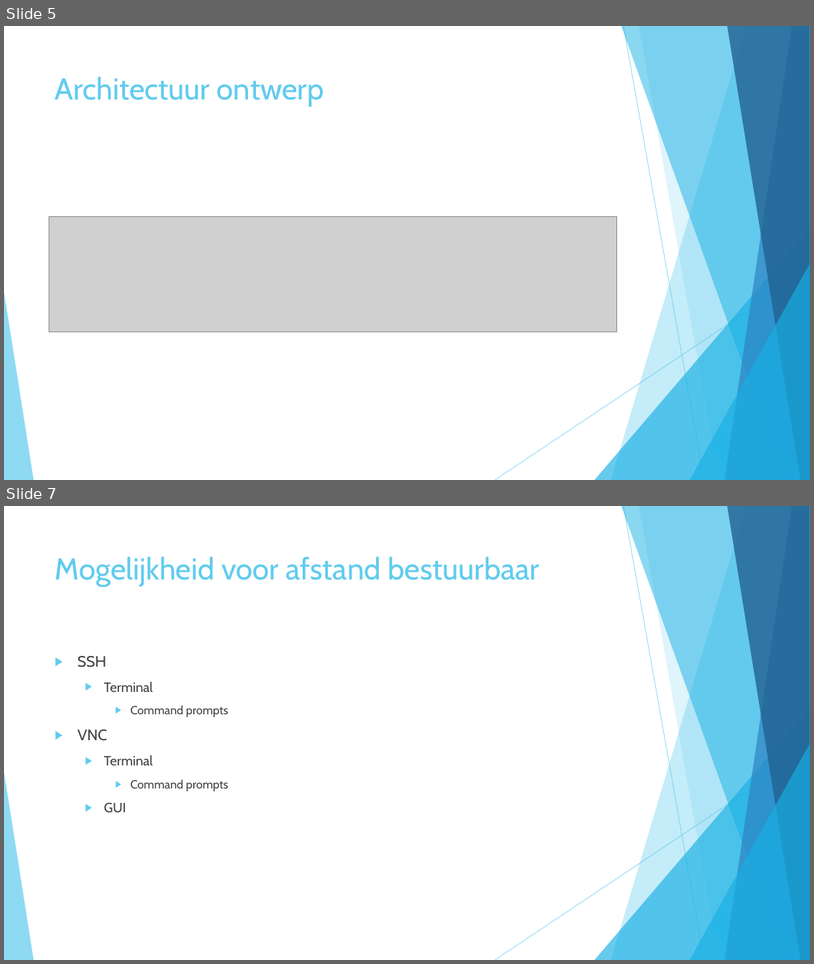
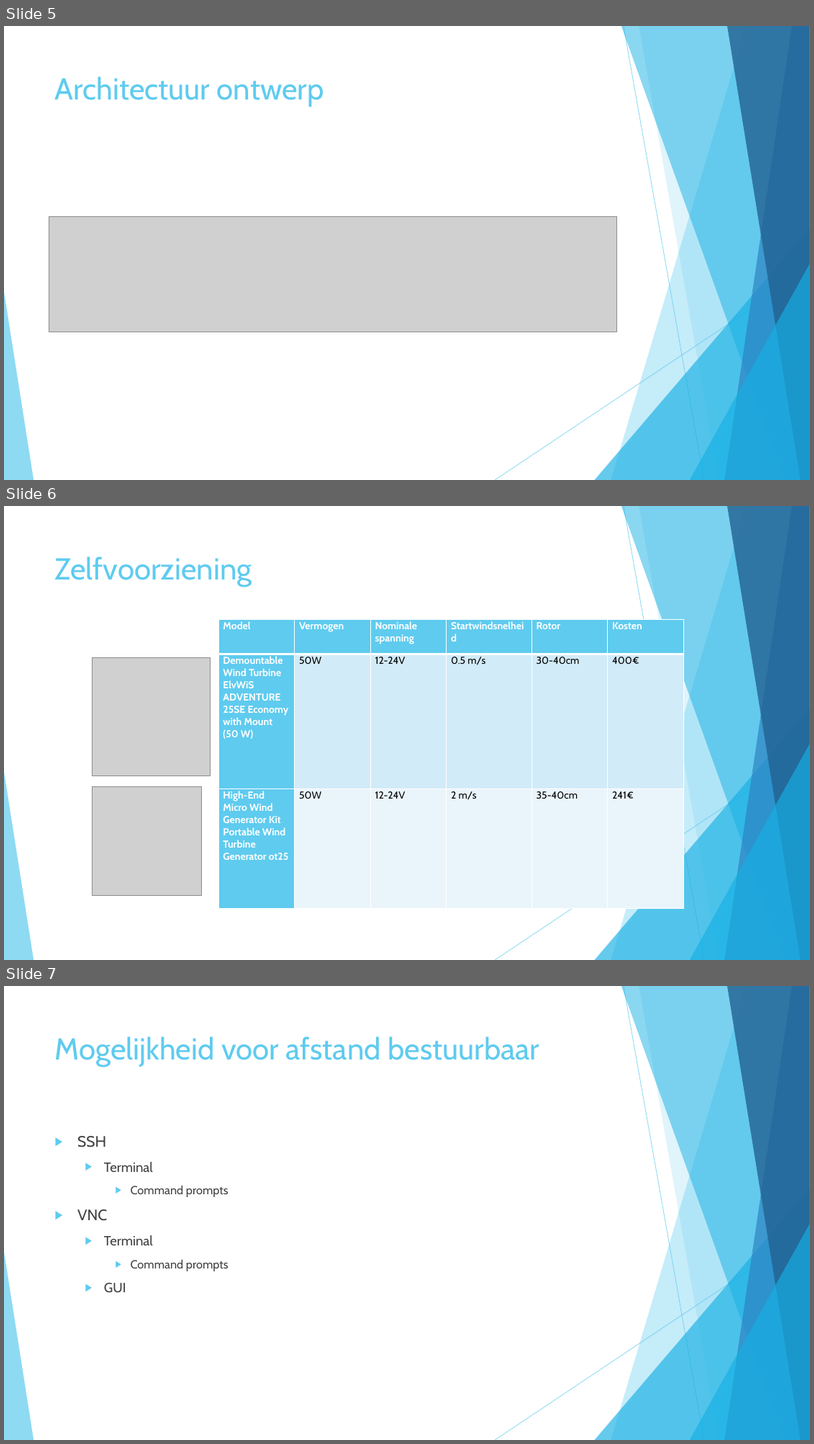
Before and after one commit to merelvdleeden/plastic_vanger, a slide deck: documentatie/scrum presentaties/sprint 2.pptx. Shown one above the other, each under a label of ours: slides 5 and 7 before the commit, slides 5, 6 and 7 after it; the slides between them are not shown. The pictures are 814x964 and 814x1444 pixels, drawn with LibreOffice and Linux fonts; fonts in the diff are those of the drawing; grey boxes stand for pictures. Boxes give left, top, right and bottom in pixels: in the first picture for what was removed or moved away, otherwise in the second. Text is boxed around its words. In the diff, an @@ line names an element or a change of style, - is before the commit and + after.

```diff
--- a/documentatie/scrum presentaties/sprint 2.pptx
+++ b/documentatie/scrum presentaties/sprint 2.pptx
@@ slide 6 added at (4, 506, 810, 960), background #FFFFFF; not listed: 10 template elements that a slide beside it also shows @@
@@ title added at (55, 556, 252, 587), 36 pt, text #5FCBEF @@
+Zelfvoorziening
@@ table added at (219, 620, 685, 908), 3 rows, 6 columns @@
+Model | Vermogen | Nominale spanning | Startwindsnelheid | Rotor | Kosten
+Demountable Wind Turbine ElvWiS ADVENTURE 25SE Economy with Mount (50 W) | 50W | 12-24V | 0.5 m/s | 30-40cm | 400€
+High-End Micro Wind Generator Kit Portable Wind Turbine Generator ot25 | 50W | 12-24V | 2 m/s | 35-40cm | 241€
@@ picture added at (93, 657, 211, 775) @@
@@ picture added at (93, 786, 201, 895) @@
```
Also in this commit, not shown: 1 slide removed.
